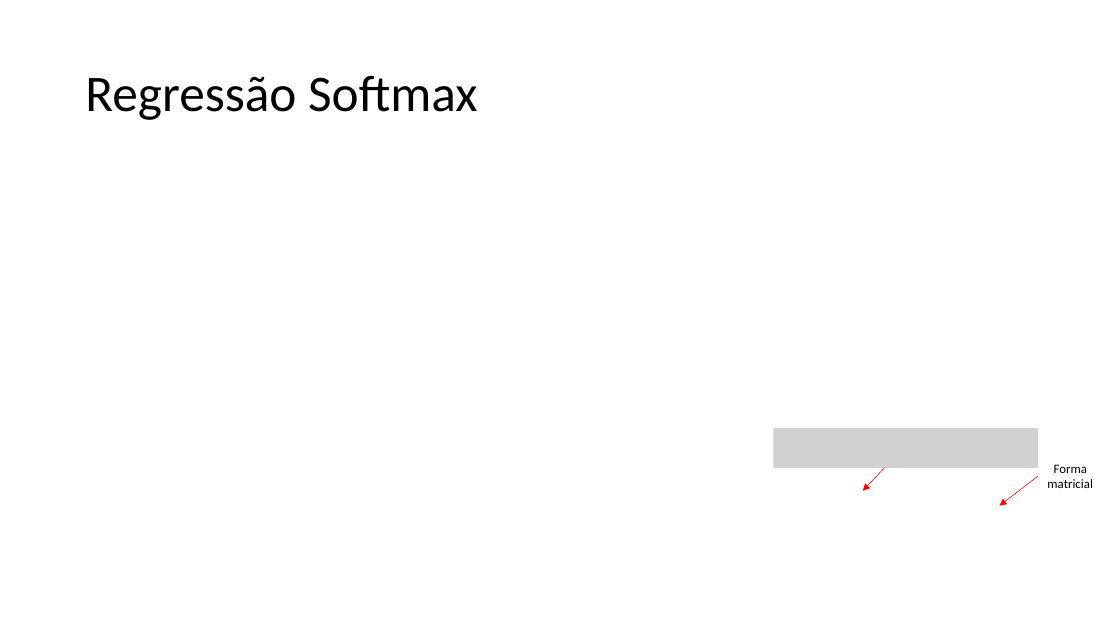
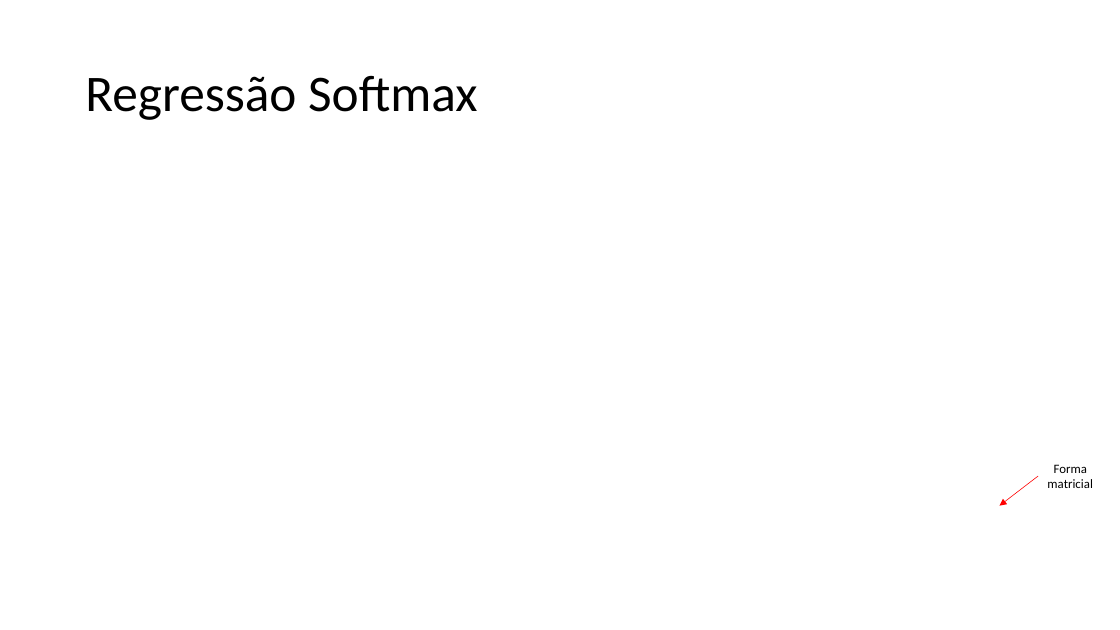
Before and after one commit to zz4fap/t320_aprendizado_de_maquina, a slide deck: slide 20 of slides/T320_Classificação (Parte IV).pptx. Drawn at 1120x630 pixels with LibreOffice and Linux fonts; fonts in the diff are those of the drawing; grey boxes stand for pictures. Boxes give left, top, right and bottom in pixels: in the first picture for what was removed or moved away, otherwise in the second. Text is boxed around its words. In the diff, an @@ line names an element or a change of style, - is before the commit and + after.

Commit message:
update of slides

```diff
--- a/slides/T320_Classificação (Parte IV).pptx
+++ b/slides/T320_Classificação (Parte IV).pptx
@@ picture removed at bbox=[774, 429, 1038, 468] @@
@@ arrow removed from (885, 468) to (863, 491) @@
```
Also in this commit, not shown: 2 slides added.
